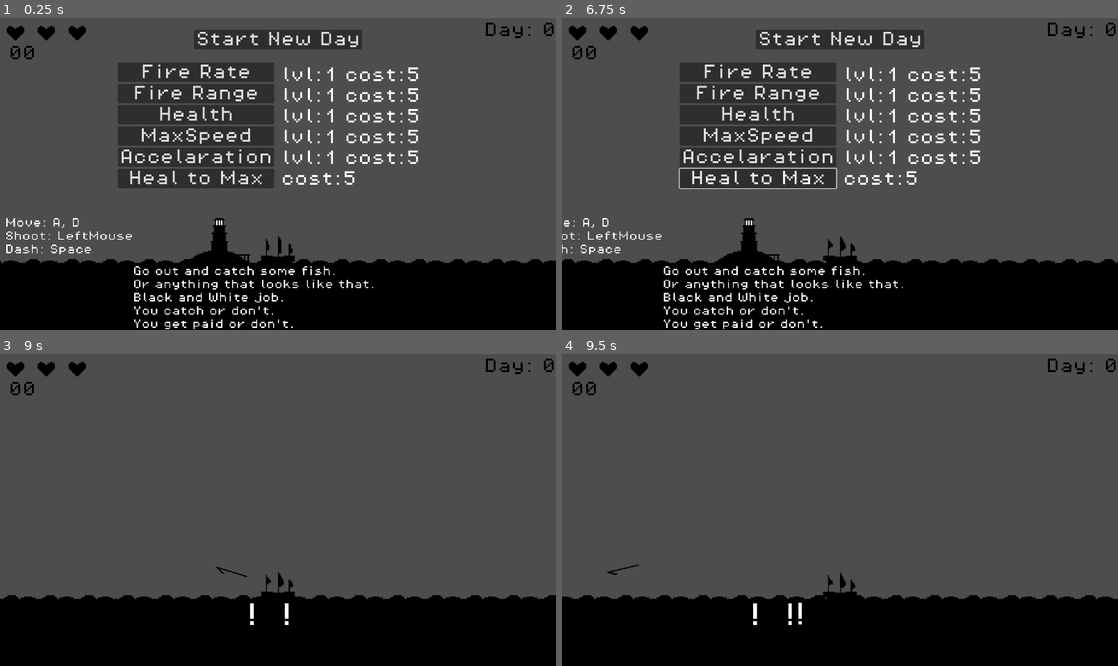
Above: before the commit, frames 1-4 (two rows, left to right).
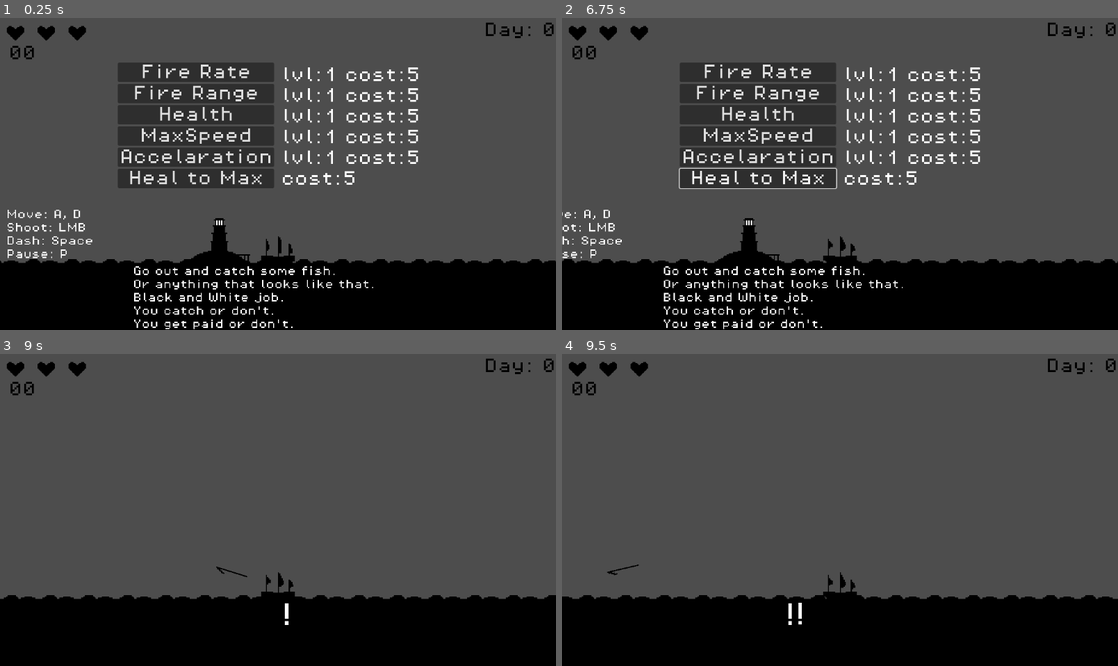
Above: after the commit, the same moments.

Repository: AdamOravecz1/solodevelopment-72-hour-jam
Game: Godot game, scene res://Scenes/main.tscn
Same seed, same stepped clock (60 frames per second), same inputs: the game is played once before the commit and once after it.
Inputs (mouse positions are in pixels of both pictures, inside the frame that each line leads up to):
- Up to frame 1 (0.25 s): no input
- Up to frame 2 (6.75 s): click (840, 39) at 0.5 s, where only the run before the commit has a clickable "Start New Day"; click (840, 39) at 1.25 s, where only the run before the commit has a clickable "Start New Day"; click "Fire Rate" at 2 s; click "Fire Range" at 2.75 s; click "Health" at 3.5 s; click "MaxSpeed" at 4.25 s; click "Accelaration" at 5 s; click "Heal to Max" at 5.75 s; tap Enter at 6.5 s; move the mouse to (962, 158) at 6.52 s; hold D (right) from 6.53 s (still down); tap Space (dash) at 6.6 s
- Up to frame 3 (9 s): move the mouse to (166, 525) at 7.27 s; release D (right) at 7.28 s; hold A (left) 7.28-8.03 s; click (166, 525) at 7.35 s; move the mouse to (333, 441) at 8.02 s; hold D (right) from 8.03 s (still down); tap Space (dash) at 8.1, 8.75 s; move the mouse to (250, 572) at 8.77 s; click (250, 572) at 8.85 s
- Up to frame 4 (9.5 s): keep holding D (right)

The runs differ from the first frame. In frame 1, 2.7% of the frame differs, in the area x 1-66%, y 3-78%; in frame 2, 2.4%; in frame 3, less than 0.1%; in frame 4, less than 0.1%.

Commit message:
more polish

Diff:
--- a/Scenes/fish.gd
+++ b/Scenes/fish.gd
@@ -42,6 +42,7 @@
 	health -= damage
 	velocity += dir
 	if health <= 0:
+		get_tree().get_first_node_in_group("Ship").check_fish()
 		$CollisionShape2D.queue_free()
 		get_tree().get_first_node_in_group("Ship").update_points(2)
 		$Dead.play()
--- a/Scenes/harpoon.gd
+++ b/Scenes/harpoon.gd
@@ -7,6 +7,7 @@
 var direction: Vector2 = Vector2.ZERO
 var velocity: Vector2 = Vector2.ZERO
 
+var already_hit := []
 
 func setup(pos: Vector2, dir: Vector2, speed):
 	global_position = pos
@@ -32,7 +33,7 @@
 	queue_free()
 
 func _on_area_entered(area: Area2D) -> void:
-	if "hit" in area:
+	if "hit" in area and (area not in already_hit):
 		$AudioStreamPlayer.play()
 		area.hit(damage, velocity)
-		$CollisionShape2D.queue_free()
+	already_hit.append(area)
--- a/Scenes/it.gd
+++ b/Scenes/it.gd
@@ -1,12 +1,18 @@
 extends Area2D
 
-var health := 10
+var health := 6
 
 var speed := 30
 var start = true
 
 var up = true
 var down = false
+
+var attack_counter := 0
+var stagger_number := 0
+
+func _ready() -> void:
+	stagger_number = randi_range(5, 15)
 
 func setup(pos):
 	position = pos
@@ -83,18 +89,22 @@
 	var roll = randf() * 100.0
 	print("Roll:", roll)
 
-	if roll < 40.0:
+	if attack_counter >= stagger_number:
+		stagger_number = randi_range(5, 15)
+		stagger()
+		attack_counter = 0
+
+	elif roll < 40.0:
 		print("Attack1")
 		$Attack1.start()
 	elif roll < 80.0:
 		print("Attack2")
 		$Attack2.start()
-	elif roll < 90.0:
+	else:
 		print("Attack3")
 		$Attack3.start()
-	else:
-		print("Stagger")
-		stagger()
+
+	attack_counter += 1
 
 
 func stagger():
--- a/Scenes/main.tscn
+++ b/Scenes/main.tscn
@@ -87,15 +87,16 @@
 position = Vector2(24, 25)
 
 [node name="Label" type="Label" parent="."]
-offset_left = -160.0
-offset_top = -14.0
-offset_right = -54.0
-offset_bottom = 18.0
+offset_left = -159.0
+offset_top = -21.0
+offset_right = -53.0
+offset_bottom = 20.0
 theme_override_fonts/font = ExtResource("7_6bp64")
 theme_override_font_sizes/font_size = 8
 text = "Move: A, D
-Shoot: LeftMouse
-Dash: Space"
+Shoot: LMB
+Dash: Space
+Pause: P"
 
 [node name="Splash" type="Area2D" parent="."]
 
@@ -116,6 +117,4 @@
 autoplay = true
 bus = &"Music"
 
-[node name="HealthBars" type="Node2D" parent="."]
-
 [connection signal="area_entered" from="Splash" to="." method="_on_splash_area_entered"]
--- a/Scenes/shark.gd
+++ b/Scenes/shark.gd
@@ -61,6 +61,7 @@
 	health -= damage
 	velocity += dir * 0.5
 	if health <= 0:
+		get_tree().get_first_node_in_group("Ship").check_fish()
 		$CollisionShape2D.queue_free()
 		get_tree().get_first_node_in_group("Ship").update_points(4)
 		$Dead.play()
--- a/Scenes/ship.gd
+++ b/Scenes/ship.gd
@@ -17,6 +17,9 @@
 var paused := false
 var in_shop := true
 
+var fishes_killed := 0
+var fishes_to_be_found := 4
+
 var dead := false
 
 @export var shoot_cooldown: float = 0.6
@@ -27,7 +30,7 @@
 
 var fishes := {
 	"fish": [2, 2, 2, 2],
-	"shark": [4, 4],
+	"shark": [],
 	"wheal": [],
 	"tentacle": []
 }
@@ -259,5 +262,13 @@
 
 var day = 0
 func add_day():
+	$CanvasLayer/GoBack.visible = false
 	day += 1
 	$CanvasLayer/Day.text = "Day: " + str(day)
+
+func check_fish():
+	fishes_killed += 1
+	print(fishes_killed, "   ", fishes_to_be_found)
+	if fishes_killed >= fishes_to_be_found:
+		fishes_killed = 0
+		$CanvasLayer/GoBack.visible = true
--- a/Scenes/ship.tscn
+++ b/Scenes/ship.tscn
@@ -210,6 +210,25 @@
 [node name="Pause" parent="CanvasLayer" instance=ExtResource("5_kxdp2")]
 visible = false
 
+[node name="GoBack" type="Label" parent="CanvasLayer"]
+visible = false
+anchors_preset = 5
+anchor_left = 0.5
+anchor_right = 0.5
+offset_left = 139.0
+offset_top = 54.0
+offset_right = 571.0
+offset_bottom = 127.0
+grow_horizontal = 2
+theme_override_colors/font_color = Color(0, 0, 0, 1)
+theme_override_fonts/font = ExtResource("4_6ejuo")
+theme_override_font_sizes/font_size = 16
+text = "No more fish can
+be found today.
+Return to the
+lighthouse and rest."
+horizontal_alignment = 2
+
 [node name="Fire" type="AudioStreamPlayer" parent="."]
 stream = ExtResource("5_8aq7e")
 volume_db = -10.0
--- a/Scenes/shop.gd
+++ b/Scenes/shop.gd
@@ -30,6 +30,7 @@
 	$CanvasLayer.visible = true
 
 func _on_body_exited(body: Node2D) -> void:
+	$CanvasLayer/NewDay.visible = true
 	ship.in_shop = false
 	$CanvasLayer.visible = false
 	ship.can_fire = true
@@ -44,41 +45,44 @@
 			ship.fishes["fish"].append(2)
 		for i in range(2):
 			ship.fishes["shark"].append(4)
+		ship.fishes_to_be_found = 7
 	if level == 2 and spawned:
 		spawned = false
 		for i in range(3):
 			ship.fishes["fish"].append(2)
 		ship.fishes["shark"].append(4)
 		ship.fishes["wheal"].append(6)
+		ship.fishes_to_be_found = 5
 	if level == 3 and spawned:
 		spawned = false
 		for i in range(6):
 			ship.fishes["fish"].append(2)
 		ship.fishes["tentacle"].append(4)
+		ship.fishes_to_be_found = 7
 	if level == 4 and spawned:
 		spawned = false
 		for i in range(3):
 			ship.fishes["shark"].append(4)
 		for i in range(3):
 			ship.fishes["wheal"].append(6)
+		ship.fishes_to_be_found = 6
 	if level == 5 and spawned:
 		spawned = false
 		for i in range(4):
 			ship.fishes["tentacle"].append(4)
+		ship.fishes_to_be_found = 4
 	if level == 6 and spawned:
 		spawned = false
 		for i in range(3):
 			ship.fishes["tentacle"].append(4)
 		for i in range(3):
 			ship.fishes["wheal"].append(6)
+		ship.fishes_to_be_found = 6
 	if level == 7 and spawned:
 		spawned = false
 		ship.it_time = true
 		for key in ship.fishes.keys():
 			ship.fishes[key] = []
-
-
-
 
 
 func _on_fire_rate_pressed() -> void:
@@ -154,8 +158,6 @@
 
 
 func _on_new_day_pressed() -> void:
-	spawned
-	print("pressed")
 	if not upgraded:
 		ship.add_day()
 		spawned = true
@@ -164,4 +166,5 @@
 		tween.tween_property($CanvasLayer/ColorRect, "modulate", Color(1, 1, 1, 1), 1.0)  # visible
 		$Morning.play()
 		tween.tween_property($CanvasLayer/ColorRect, "modulate", Color(1, 1, 1, 0), 1.0).set_delay(1.0)  # transparent
+		$CanvasLayer/NewDay.visible = false
 	upgraded = true
--- a/Scenes/shop.tscn
+++ b/Scenes/shop.tscn
@@ -130,6 +130,7 @@
 text = "cost:5"
 
 [node name="NewDay" type="Button" parent="CanvasLayer"]
+visible = false
 anchors_preset = 5
 anchor_left = 0.5
 anchor_right = 0.5
@@ -153,6 +154,7 @@
 color = Color(0.00392157, 0.00392157, 0.00392157, 1)
 
 [node name="Label" type="Label" parent="."]
+visible = false
 offset_left = -78.0
 offset_top = 1.0
 offset_right = 123.0
--- a/Scenes/tentacle.gd
+++ b/Scenes/tentacle.gd
@@ -24,15 +24,14 @@
 	$ProgressBar.global_position = global_position + Vector2(0, -20)
 
 func hit(damage, velocity):
-	if position.y <= 0:
-		$CollisionShape2D.call_deferred("queue_free")
-		health -= damage
-		if health <= 0:
-			queue_free()
-			get_tree().get_first_node_in_group("Ship").update_points(8)
-		$AnimatedSprite2D.play("attack")
-		await get_tree().create_timer(0.5).timeout
-		$CollisionShape2D2.set_deferred("disabled", false)
+	health -= damage
+	if health <= 0:
+		get_tree().get_first_node_in_group("Ship").check_fish()
+		queue_free()
+		get_tree().get_first_node_in_group("Ship").update_points(8)
+	$AnimatedSprite2D.play("attack")
+	await get_tree().create_timer(0.5).timeout
+	$CollisionShape2D2.set_deferred("disabled", false)
 	flash_health()
 
 
@@ -77,7 +76,7 @@
 		body.take_damage(1)
 
 func flash_health():
-	$ProgressBar.value = health
+	$ProgressBar.value = health - 1
 	var tween = create_tween()
 
 	tween.tween_property($ProgressBar, "modulate", Color(1, 1, 1, 1), 1.0)
--- a/Scenes/tentacle.tscn
+++ b/Scenes/tentacle.tscn
@@ -120,6 +120,17 @@
 [sub_resource type="RectangleShape2D" id="RectangleShape2D_2fir4"]
 size = Vector2(36, 22)
 
+[sub_resource type="CanvasTexture" id="CanvasTexture_4fqy1"]
+
+[sub_resource type="StyleBoxTexture" id="StyleBoxTexture_1odjd"]
+texture = SubResource("CanvasTexture_4fqy1")
+modulate_color = Color(0, 0, 0, 0.313726)
+
+[sub_resource type="CanvasTexture" id="CanvasTexture_urn1o"]
+
+[sub_resource type="StyleBoxTexture" id="StyleBoxTexture_2fir4"]
+texture = SubResource("CanvasTexture_urn1o")
+
 [node name="Tentacle" type="Area2D"]
 collision_mask = 2
 script = ExtResource("1_1odjd")
@@ -137,5 +148,18 @@
 shape = SubResource("RectangleShape2D_2fir4")
 disabled = true
 
+[node name="ProgressBar" type="ProgressBar" parent="."]
+offset_left = -12.0
+offset_top = -12.0
+offset_right = 11.0
+offset_bottom = -9.0
+pivot_offset = Vector2(12, 0)
+theme_override_styles/background = SubResource("StyleBoxTexture_1odjd")
+theme_override_styles/fill = SubResource("StyleBoxTexture_2fir4")
+max_value = 3.0
+step = 1.0
+value = 1.0
+show_percentage = false
+
 [connection signal="body_entered" from="." to="." method="_on_body_entered"]
 [connection signal="animation_finished" from="AnimatedSprite2D" to="." method="_on_animated_sprite_2d_animation_finished"]
--- a/Scenes/wheal.gd
+++ b/Scenes/wheal.gd
@@ -39,6 +39,7 @@
 	health -= damage
 	velocity += dir * 0.2
 	if health <= 0:
+		get_tree().get_first_node_in_group("Ship").check_fish()
 		$CollisionShape2D.queue_free()
 		get_tree().get_first_node_in_group("Ship").update_points(6)
 		$Dead.play()
Not shown: 1 places in Scenes/tentacle.tscn that only renumber resources
